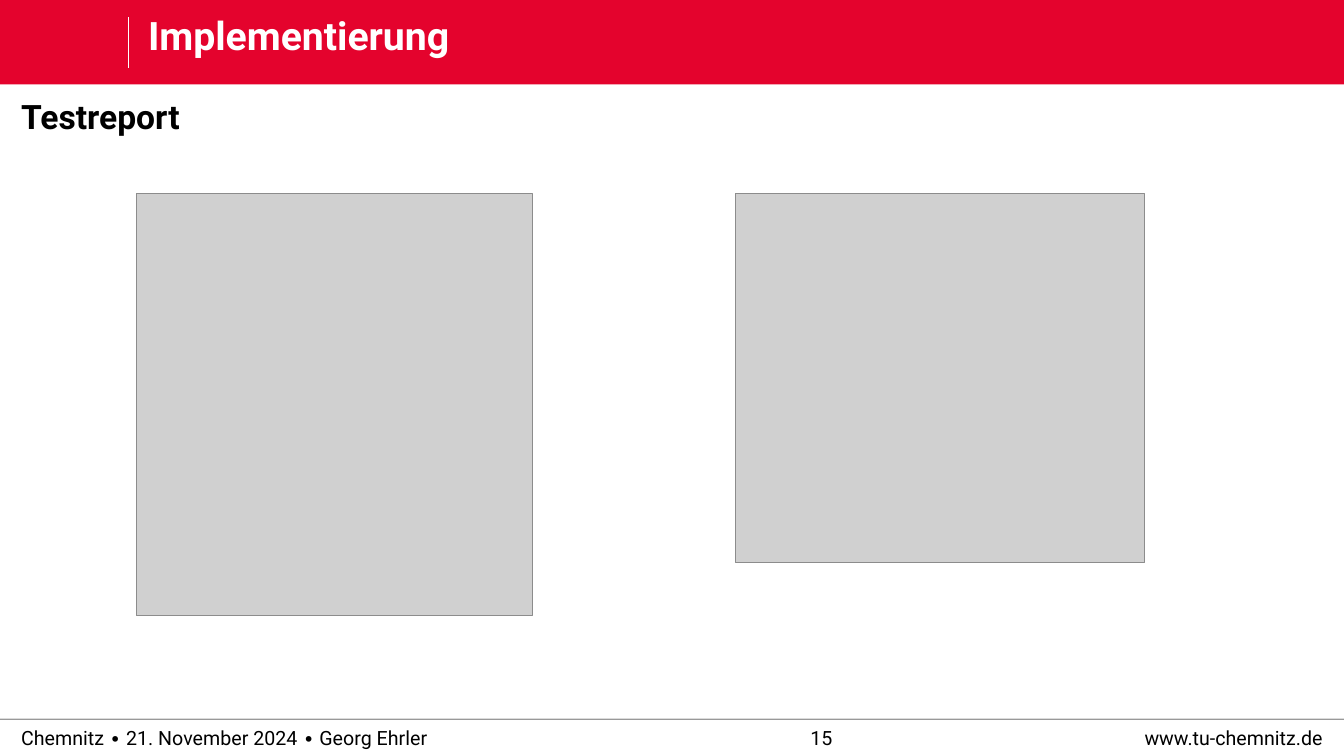
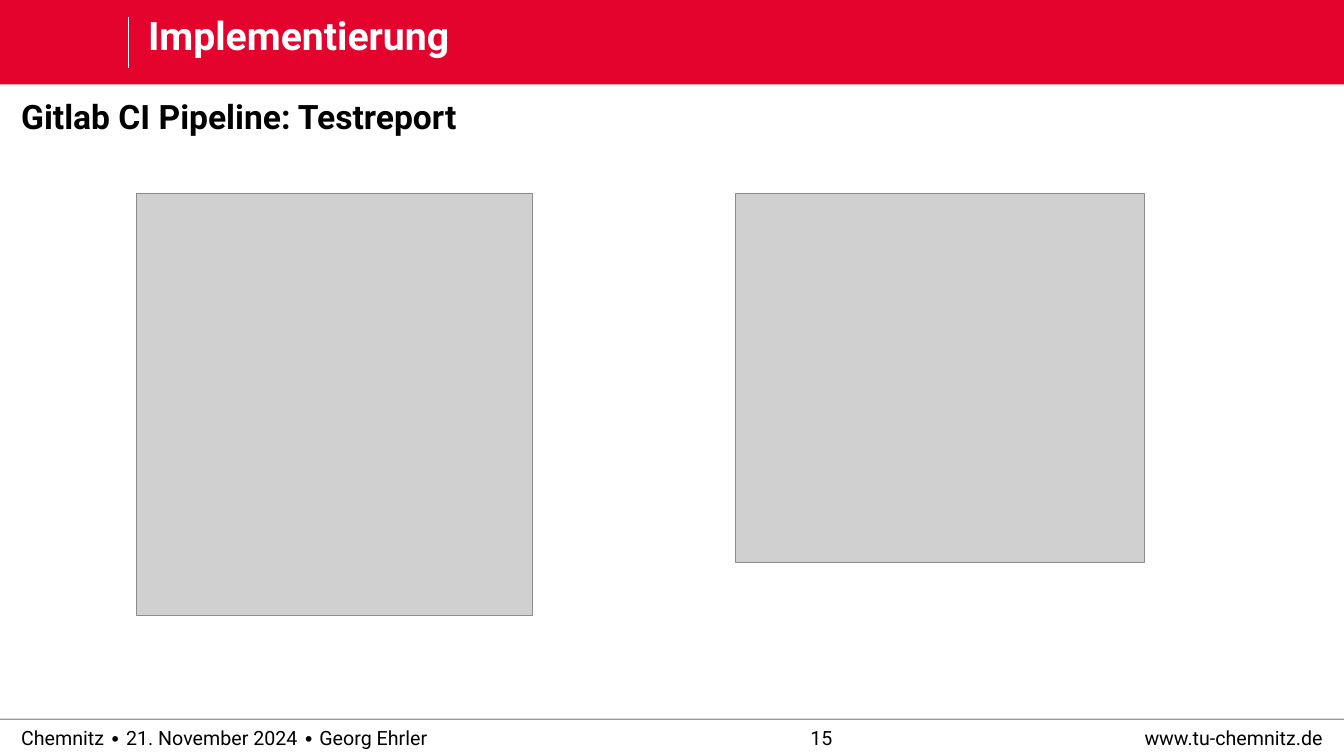
Before and after one commit to derEhrler/ACSDthesis_edited, a slide deck: slide 15 of defense/praktikum_defense.pptx. Drawn at 1344x756 pixels with LibreOffice and Linux fonts; fonts in the diff are those of the drawing; grey boxes stand for pictures; background and template pictures are left out. Boxes give left, top, right and bottom in pixels: in the first picture for what was removed or moved away, otherwise in the second. Text is boxed around its words. In the diff, an @@ line names an element or a change of style, - is before the commit and + after.

```diff
--- a/defense/praktikum_defense.pptx
+++ b/defense/praktikum_defense.pptx
@@ text at [21,103,456,136]: text changed @@
-Testreport
+Gitlab CI Pipeline: Testreport
```
Also in this commit, not shown: 10 other slides changed, 2 slides added, 3 slides removed.
